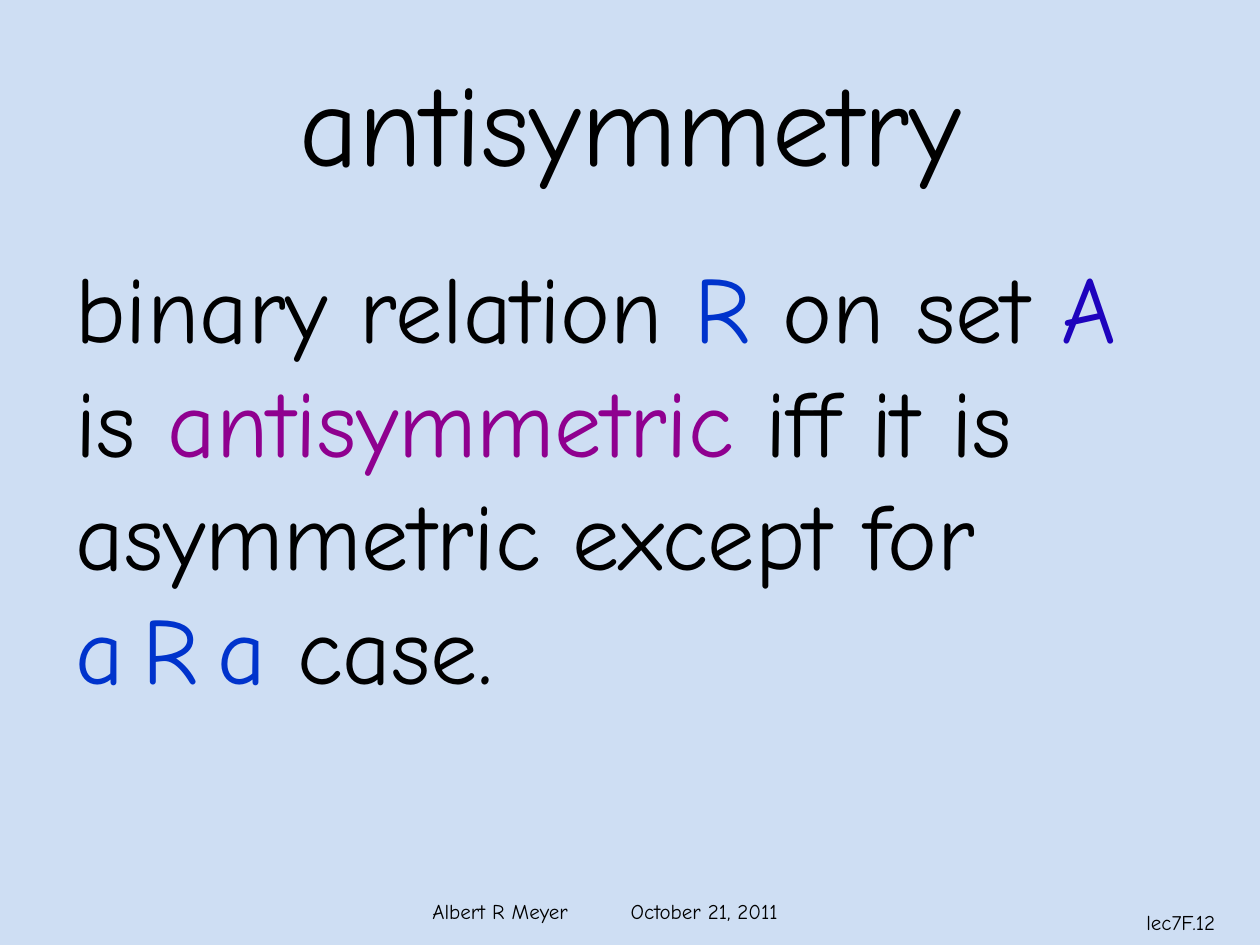
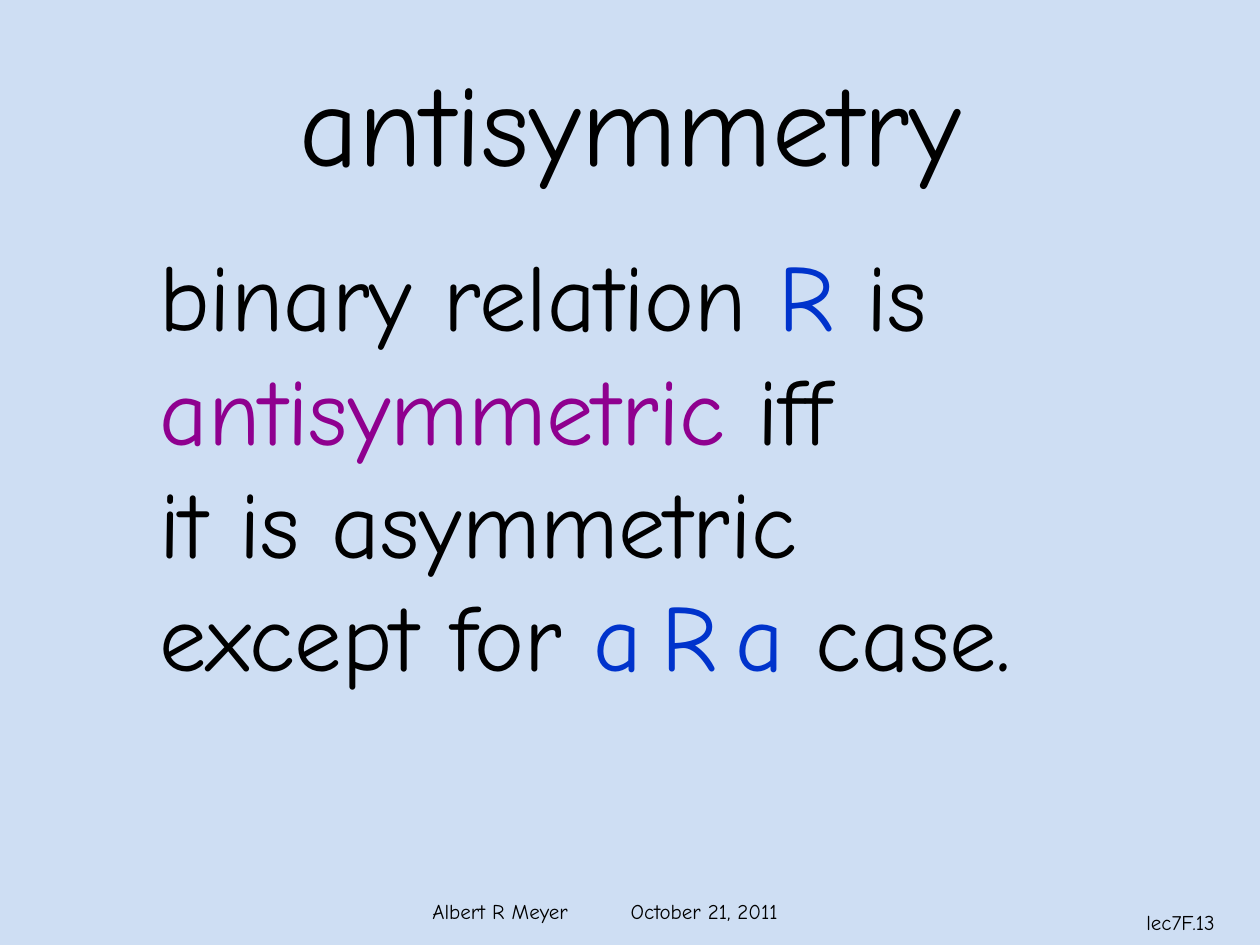
Before and after one commit to armeyer/mcs_web, a slide deck: slide 13 of fall11/slidesF11/slides7f.pptx (slide 12 before the commit). Drawn at 1260x945 pixels with LibreOffice and Linux fonts; fonts in the diff are those of the drawing; background and template pictures are left out. Boxes give left, top, right and bottom in pixels: in the first picture for what was removed or moved away, otherwise in the second. Text is boxed around its words. In the diff, an @@ line names an element or a change of style, - is before the commit and + after.

```diff
--- a/fall11/slidesF11/slides7f.pptx
+++ b/fall11/slidesF11/slides7f.pptx
@@ text at [159, 266, 1011, 690]: text changed @@
-binary relation R on set A
-is antisymmetric iff it is
-asymmetric except for
-a R a case.
+binary relation R is
+antisymmetric iff
+it is asymmetric
+except for a R a case.
@@ page number at [1146, 915, 1214, 930]: text changed @@
-lec7F.12
+lec7F.13
```
Also in this commit, not shown: 6 other slides changed, 1 slide added.
